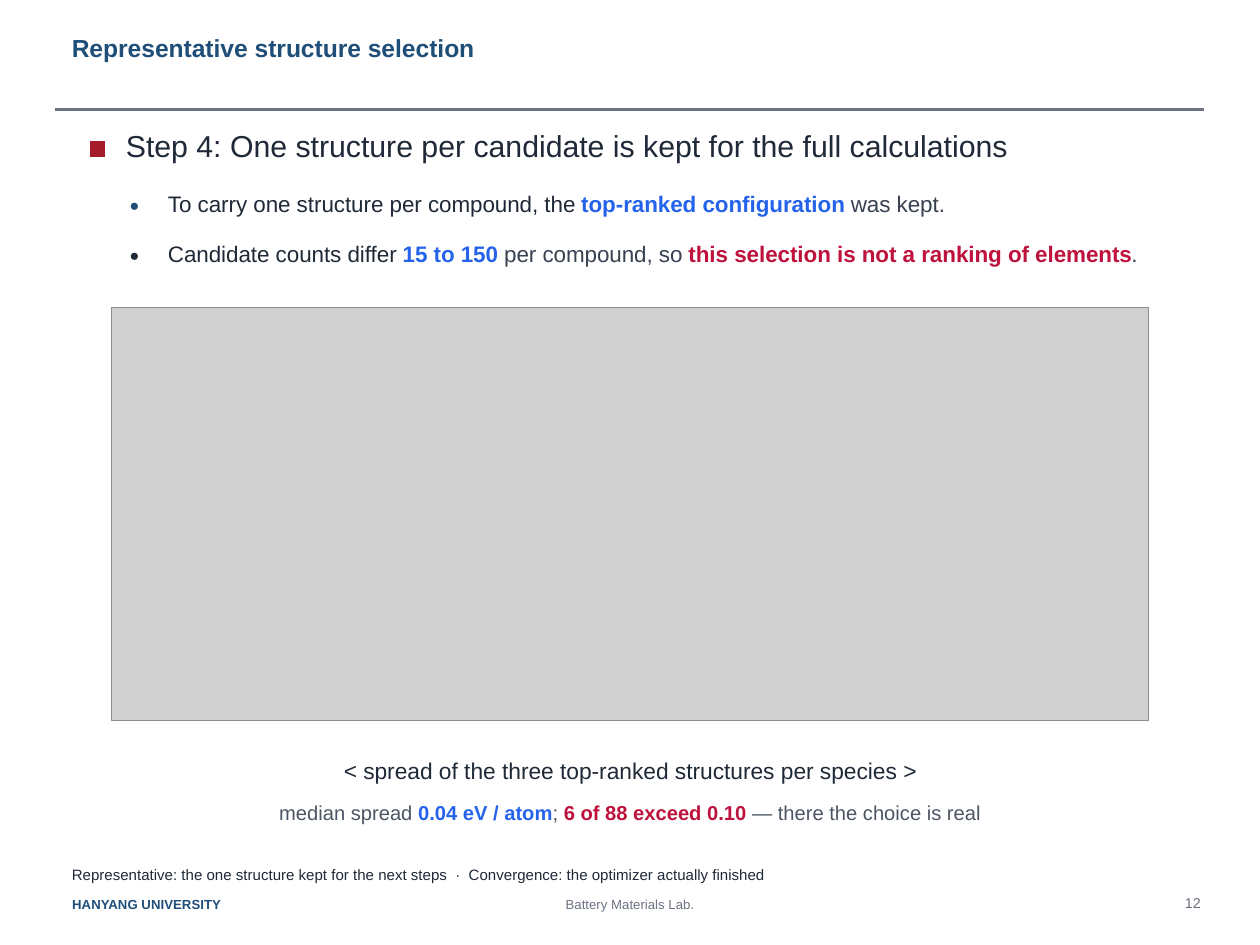
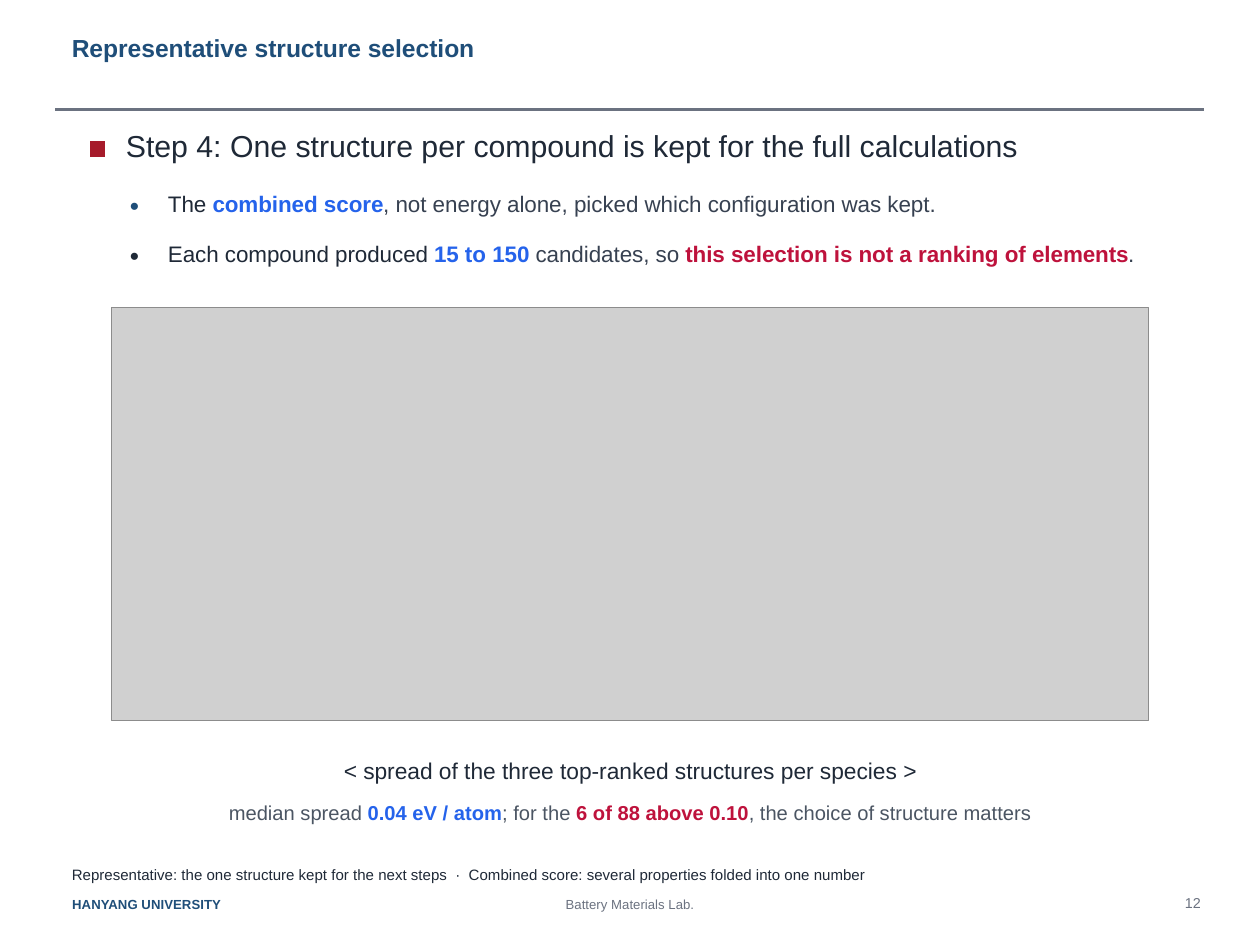
Before and after one commit to yonghoon7153-source/Yonghoon-DEM-DFT, a slide deck: slide 1 of docs/Slide12_representative_structure.pptx. Drawn at 1260x945 pixels with LibreOffice and Linux fonts; fonts in the diff are those of the drawing; grey boxes stand for pictures. Boxes give left, top, right and bottom in pixels: in the first picture for what was removed or moved away, otherwise in the second. Text is boxed around its words. In the diff, an @@ line names an element or a change of style, - is before the commit and + after.

```diff
--- a/docs/Slide12_representative_structure.pptx
+++ b/docs/Slide12_representative_structure.pptx
@@ text at box(126, 135, 1018, 163): text changed @@
-Step 4: One structure per candidate is kept for the full calculations
+Step 4: One structure per compound is kept for the full calculations
@@ text at box(168, 195, 935, 217): text changed; text colour #1F2937 to #374151 @@
-To carry one structure per compound, the top-ranked configuration was kept.
+The combined score, not energy alone, picked which configuration was kept.
@@ text at box(168, 245, 1134, 267): text changed @@
-Candidate counts differ 15 to 150 per compound, so this selection is not a ranking of elements.
+Each compound produced 15 to 150 candidates, so this selection is not a ranking of elements.
@@ text at box(229, 805, 1031, 824): text changed @@
-median spread 0.04 eV / atom; 6 of 88 exceed 0.10 — there the choice is real
+median spread 0.04 eV / atom; for the 6 of 88 above 0.10, the choice of structure matters
@@ text at box(72, 869, 865, 883): text changed @@
-Representative: the one structure kept for the next steps · Convergence: the optimizer actually finished
+Representative: the one structure kept for the next steps · Combined score: several properties folded into one number
```
Also in this commit, not shown: 2 other files.
